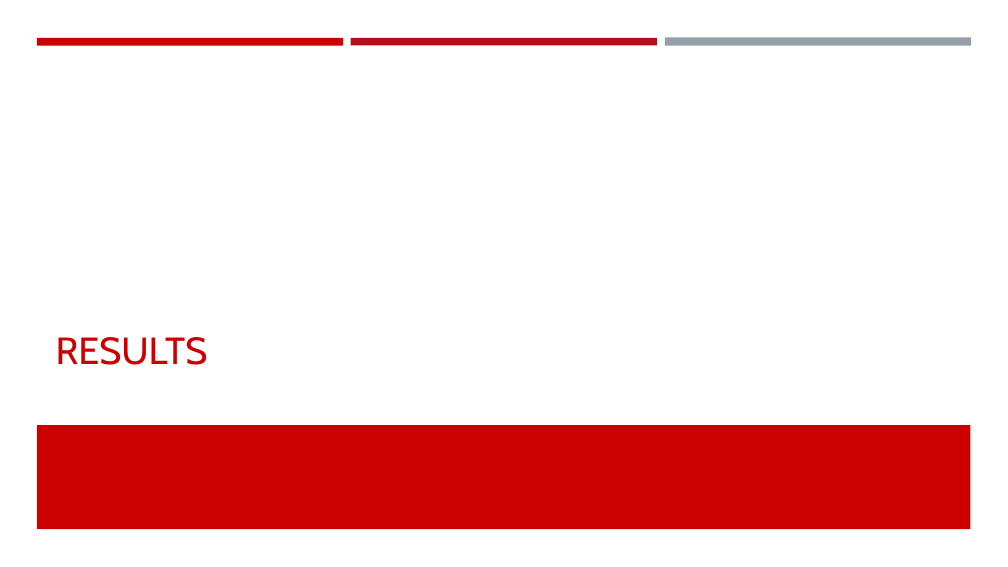
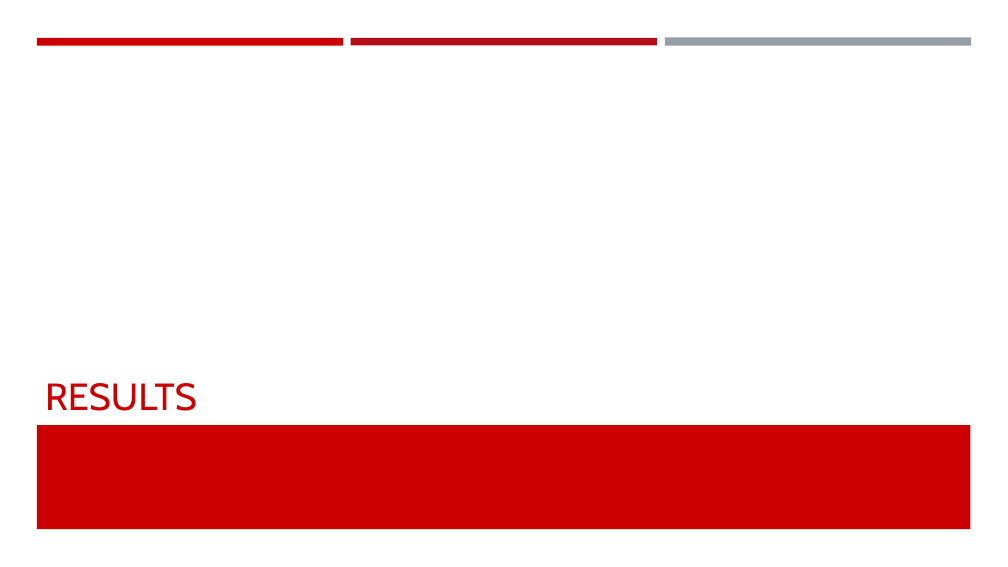
Before and after one commit to mengli11235/MachineLearning_Maze, a slide deck: slide 9 of Group Presentation 20180125.pptx. Drawn at 1008x567 pixels with LibreOffice and Linux fonts; fonts in the diff are those of the drawing. Boxes give left, top, right and bottom in pixels: in the first picture for what was removed or moved away, otherwise in the second. Text is boxed around its words. In the diff, an @@ line names an element or a change of style, - is before the commit and + after.

```diff
--- a/Group Presentation 20180125.pptx
+++ b/Group Presentation 20180125.pptx
@@ title "RESULTS": place and size @@
-title "RESULTS" at bbox=[56, 337, 208, 365]
+title "RESULTS" at bbox=[45, 383, 197, 411]
```
Also in this commit, not shown: 1 other slide changed, 2 slides added, 4 slides removed.
